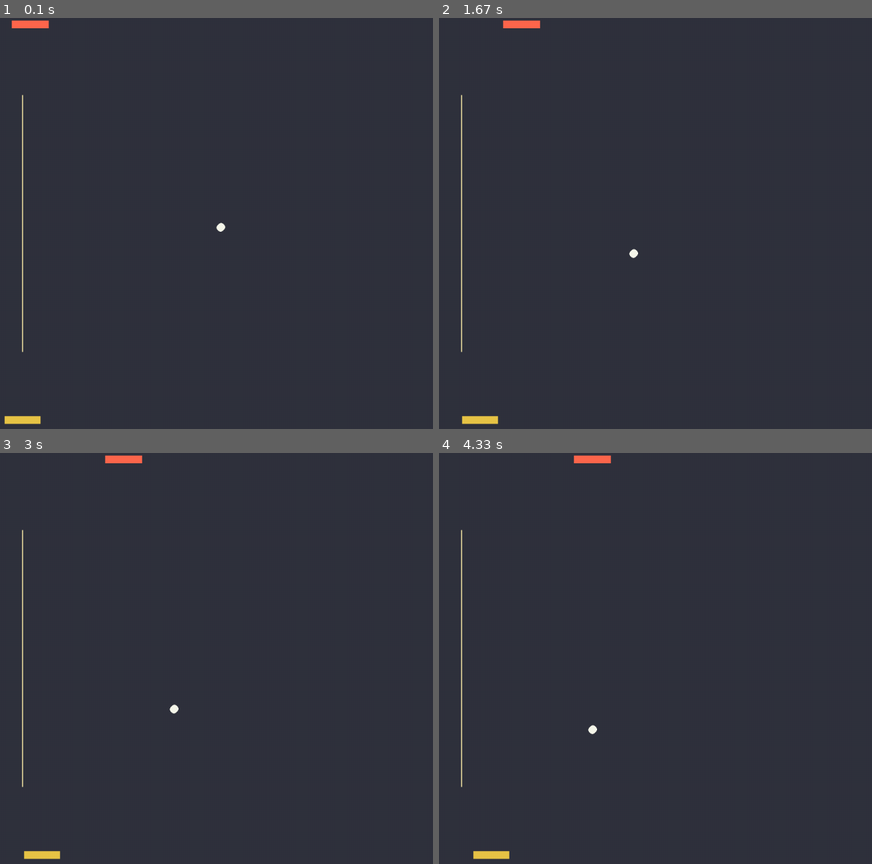
Above: before the commit, frames 1-4 (two rows, left to right).
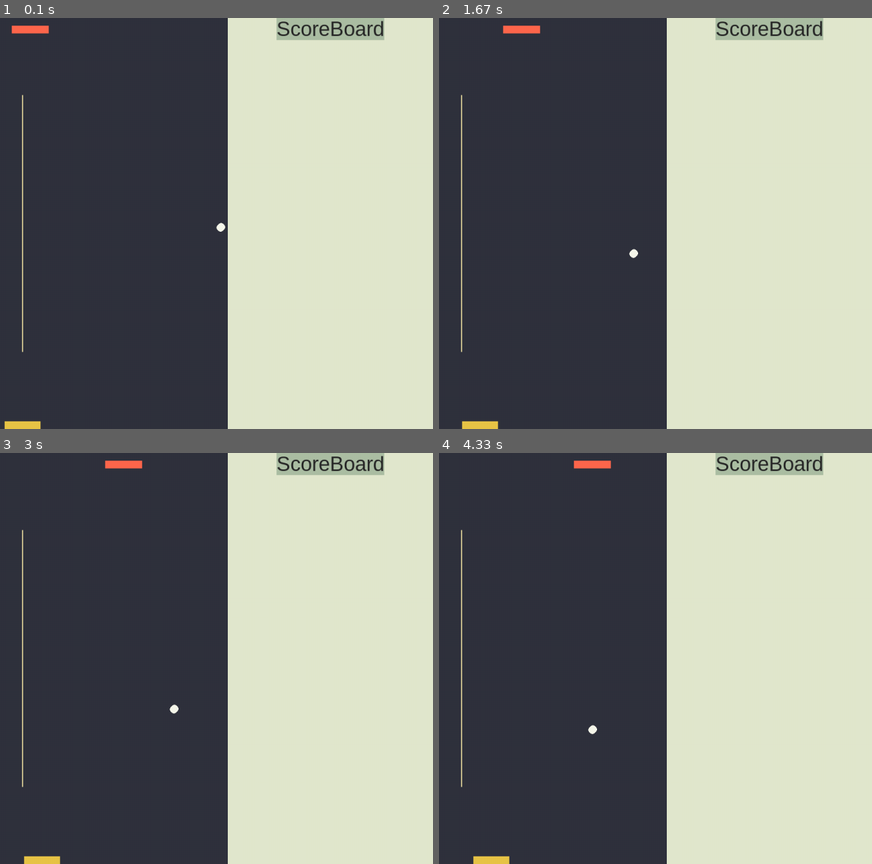
Above: after the commit, the same moments.

Repository: vibhatsu08/pong-game-pygame
Game: pygame game, started from game.py
Same seed, same stepped clock (60 frames per second), same inputs: the game is played once before the commit and once after it.
Inputs:
- Up to frame 1 (0.1 s): no input
- Up to frame 2 (1.67 s): hold Right 0.33-0.8 s; hold Right 0.83-1.3 s; hold Left from 1.33 s (still down)
- Up to frame 3 (3 s): release Left at 1.87 s; hold Left 1.9-2.3 s; hold Right 2.33-2.97 s
- Up to frame 4 (4.33 s): hold Left 3-3.47 s; hold Right 3.5-3.97 s; hold Right from 4 s (still down)

The runs differ from the first frame. In frame 1, 48% of the frame differs, in the area x 0-100%, y 0-100%; in frame 2, 48%; in frame 3, 48%; in frame 4, 48%.

Commit message:
Added the scoreboard title to the screen, made it horizontally aligned to the top of the scoreboard section.

Diff:
--- a/game.py
+++ b/game.py
@@ -42,7 +42,7 @@
         self.surface.fill(pygame.Color("#E8C547"))
         self.rect = self.surface.get_rect()
         self.rect.x = (gameAreaWidth - playerWidth) // 2
-        self.rect.y = (screenHeight - playerHeight) - 10
+        self.rect.y = (screenHeight - playerHeight)
 
     def updatePlayer(self, pressedKeys):
         if pressedKeys[K_LEFT]:
@@ -66,7 +66,7 @@
         self.surface.fill(pygame.Color("#FF674D"))
         self.rect = self.surface.get_rect()
         self.rect.x = (gameAreaWidth - enemyWidth) // 2
-        self.rect.y = enemyHeight - 10
+        self.rect.y = enemyHeight
         self.ball = None
 
     def setBall(self, ball):
@@ -124,7 +124,6 @@
         self.screenHeight = screenHeight
         self.gameAreaWidth = gameAreaWidth
 
-
     def updateBall(self):
         self.rect.move_ip(self.speed)
         if self.rect.left < 0 or self.rect.right > screenWidth or self.rect.right > gameAreaWidth:
@@ -134,14 +133,14 @@
             ballHitWall_Sound.play()
             self.speed[1] = -self.speed[1]
         if self.rect.colliderect(player.rect):
-            self.speed[1] = -self.speed[1]
+            self.speed[1] = -1
             ballHitPlayer_Sound.play()
         if self.rect.colliderect(enemy.rect):
-            self.speed[1] = -self.speed[1]
+            self.speed[1] = -self.speed[1] + 1
             ballHitEnemy_Sound.play()
         if self.rect.colliderect(internalWalls):
+            ballHitWall_Sound.play()
             self.speed[0] = -self.speed[0]
-            ballHitWall_Sound.play()
 
 
 ball = Ball()
@@ -153,6 +152,32 @@
 allSprites.add(internalWalls)
 allSprites.add(ball)
 
+scoreBoardWidth = 400
+scoreBoardHeight = screenHeight
+
+
+class ScoreBoard(pygame.sprite.Sprite):
+    def __init__(self):
+        super(ScoreBoard, self).__init__()
+        self.scoreBoardWidth = scoreBoardWidth
+        self.scoreBoardHeight = scoreBoardHeight
+        self.surface = pygame.Surface((scoreBoardWidth, scoreBoardHeight))
+        self.rect = self.surface.get_rect()
+        self.image = self.surface
+        self.surface.fill(pygame.Color("#E2E8CE"))
+        self.rect = self.surface.get_rect(center=(gameAreaWidth + columnWidth // 2, screenHeight // 2))
+
+        self.titleFont = pygame.font.SysFont("Arial", 40)
+        self.titleText = self.titleFont.render("ScoreBoard", True, pygame.Color("#262626"), pygame.Color("#ACBFA4"))
+        self.titleRect = self.titleText.get_rect(center=(gameAreaWidth + columnWidth // 2, 20))
+
+    def drawBoard(self, screen):
+        screen.blit(self.surface, self.rect)
+        screen.blit(self.titleText, self.titleRect)
+
+
+scoreBoard = ScoreBoard()
+
 gameRunning = True
 while gameRunning:
     for event in pygame.event.get():
@@ -169,6 +194,8 @@
     screen.blit(ball.surface, ball.rect)
     screen.blit(internalWalls.surface, internalWalls.rect)
 
+    scoreBoard.drawBoard(screen)
+
     # internalWalls.updateInternalWall()
 
     ball.updateBall()
